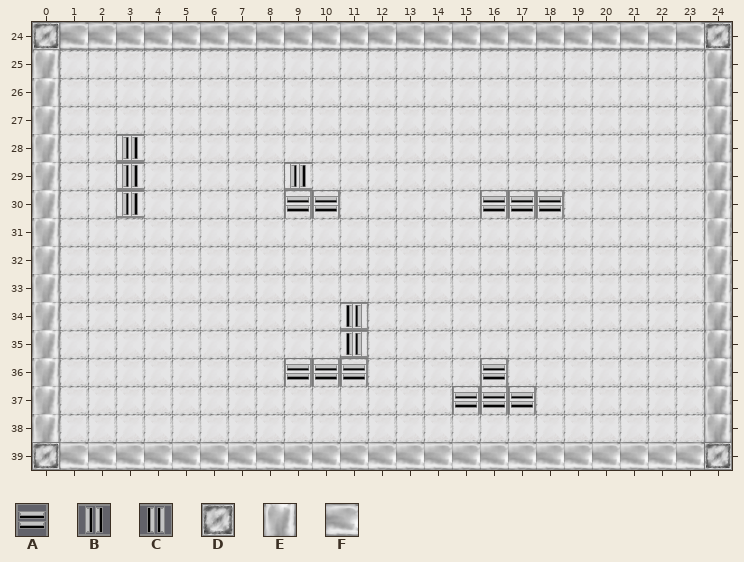
Two versions of a level (Tiled map (JSON), assets/tilemaps/friedOrFlight.json). The picture above is the old version.
Cells are 32x32 px. Shown: x 0..24, y 24..39.
Key: from "newTileset": A 1, B 1 turned 270, C 1 turned 90, D 2, E 20, F 20 turned 90.
_ is an empty cell.
Layers that did not change in this view are not listed.
Layer "World" before, first column x 0:
24 DFFFFFFFFFFFFFFFFFFFFFFFD
25 E_______________________E
26 E_______________________E
27 E_______________________E
28 E__B____________________E
29 E__B_____B______________E
30 E__B_____AA_____AAA_____E
31 E_______________________E
32 E_______________________E
33 E_______________________E
34 E__________C____________E
35 E__________C____________E
36 E________AAA____A_______E
37 E______________AAA______E
38 E_______________________E
39 DFFFFFFFFFFFFFFFFFFFFFFFD
After:
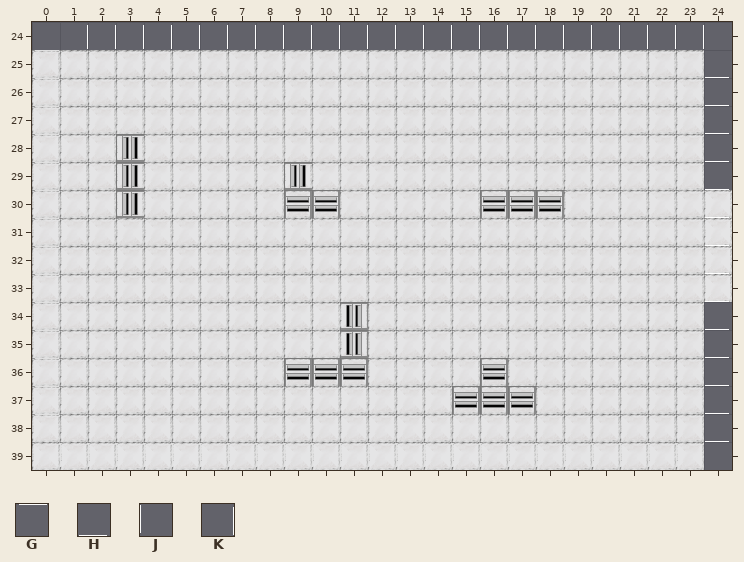
Further tiles: from "newTileset": G 22, H 22 turned 180, J 22 turned 270, K 22 turned 90.
Changes in this commit:
Layer "World":
Tile E becomes tile G in rows 25 to 38 at x 0.
Tile E becomes tile H in rows 25 to 38 at x 24.
Tile F becomes tile J in row 39 at x 1 to 23.
Tile F becomes tile K in row 24 at x 1 to 23.
The edit erases tile D in row 24 at x 0 and 24; in row 39 at x 0 and 24.
